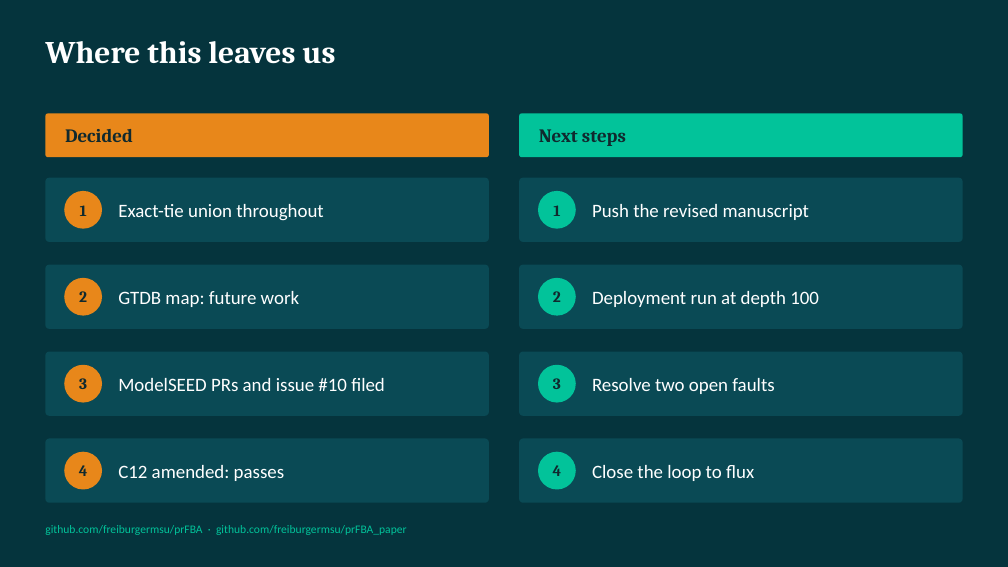
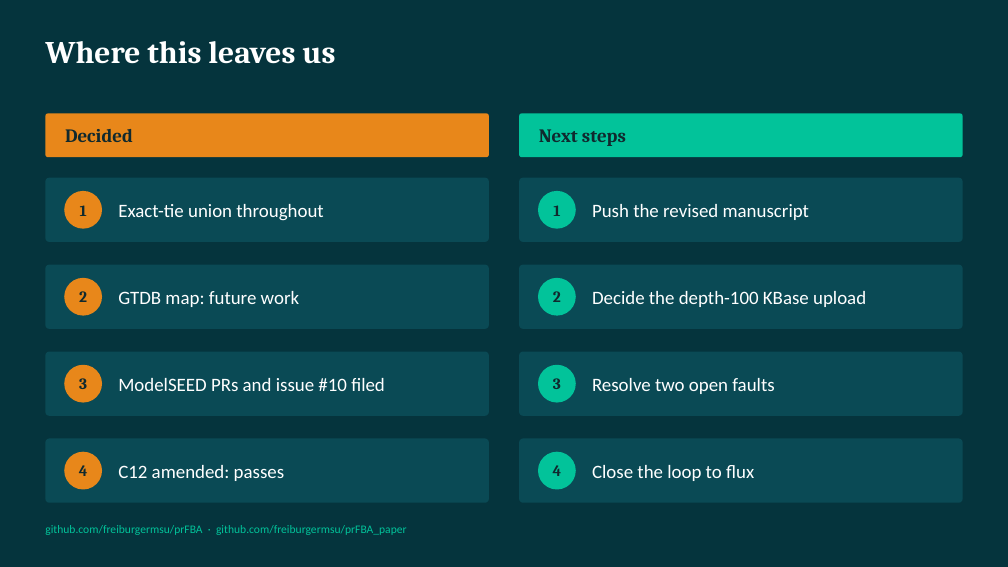
Before and after one commit to freiburgermsu/prFBA, a slide deck: slide 38 of presentations/prFBA_updates_2026-10.pptx (slide 37 before the commit). Drawn at 1008x567 pixels with LibreOffice and Linux fonts; fonts in the diff are those of the drawing. Boxes give left, top, right and bottom in pixels: in the first picture for what was removed or moved away, otherwise in the second. Text is boxed around its words. In the diff, an @@ line names an element or a change of style, - is before the commit and + after.

```diff
--- a/presentations/prFBA_updates_2026-10.pptx
+++ b/presentations/prFBA_updates_2026-10.pptx
@@ text in rounded rectangle at bbox=[592, 291, 866, 307]: text changed @@
-Deployment run at depth 100
+Decide the depth-100 KBase upload
```
Also in this commit, not shown: 3 other slides changed, 1 slide added, 25 other files.
